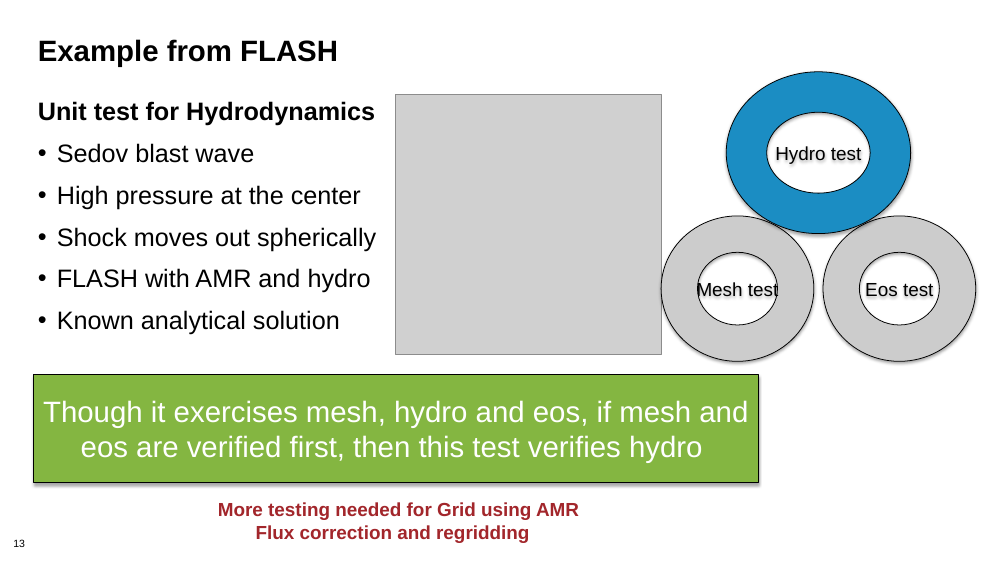
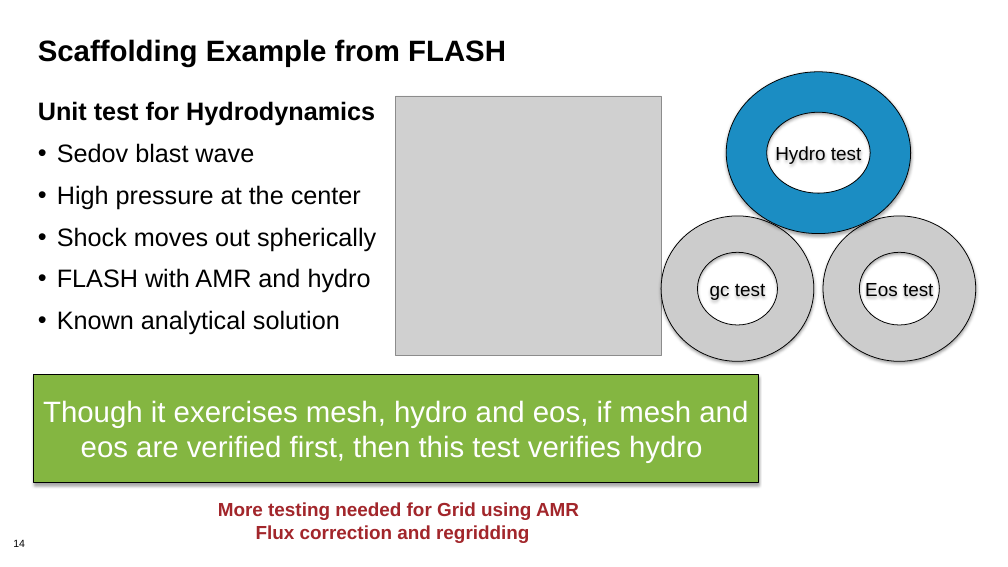
Before and after one commit to betterscientificsoftware/bssw-tutorial, a slide deck: slide 14 of presentations/05-testing.pptx (slide 13 before the commit). Drawn at 1008x567 pixels with LibreOffice and Linux fonts; fonts in the diff are those of the drawing; grey boxes stand for pictures; background and template pictures are left out. Boxes give left, top, right and bottom in pixels: in the first picture for what was removed or moved away, otherwise in the second. Text is boxed around its words. In the diff, an @@ line names an element or a change of style, - is before the commit and + after.

```diff
--- a/presentations/05-testing.pptx
+++ b/presentations/05-testing.pptx
@@ title at <box>38,39,506,67</box>: text changed @@
-Example from FLASH
+Scaffolding Example from FLASH
@@ text in donut at <box>710,284,765,300</box>: text changed @@
-Mesh test
+gc test
@@ page number at <box>13,539,25,547</box>: text changed @@
-13
+14
```
Also in this commit, not shown: 5 other slides changed, 1 slide added, 1 other file.
